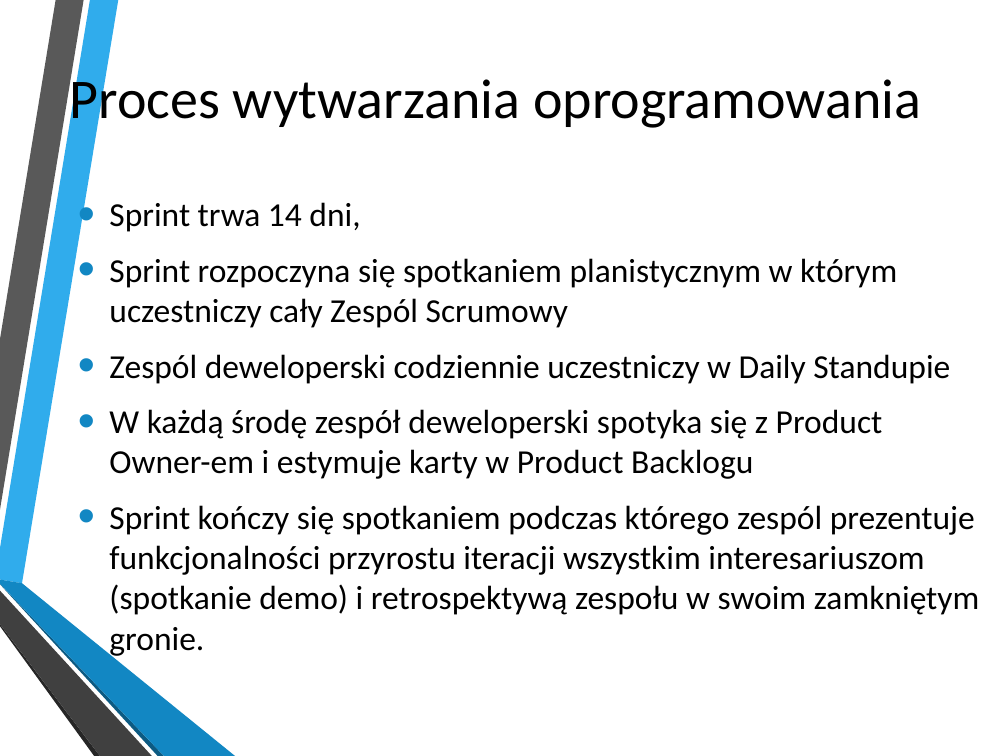
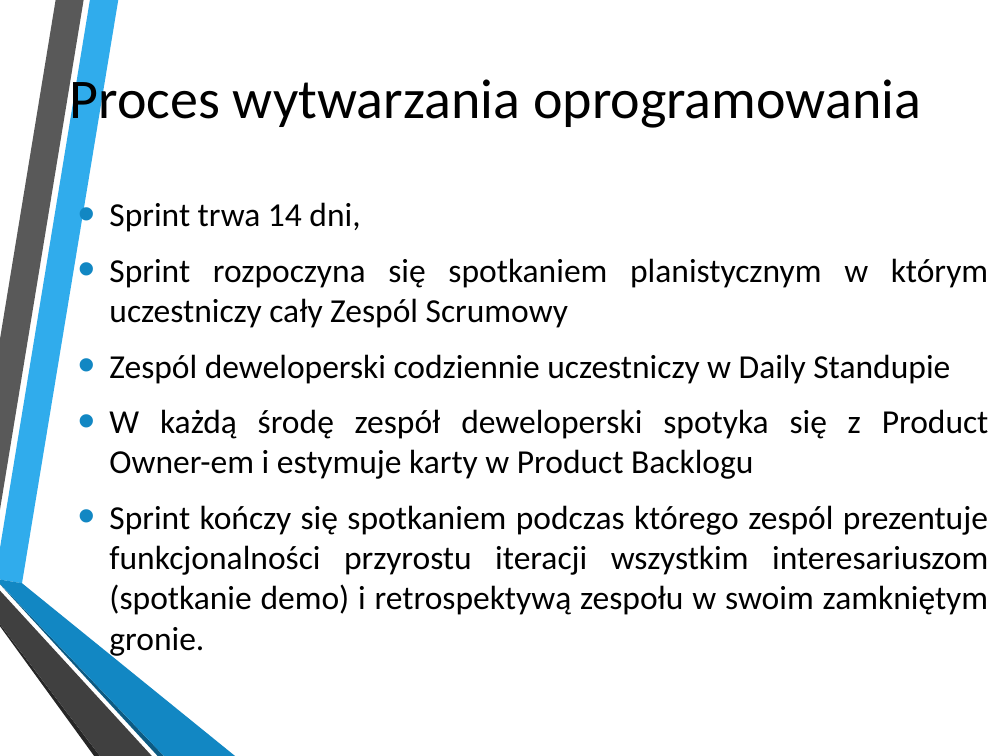
Before and after one commit to psienko/job_finder, a slide deck: slide 14 of prezentacja-AI.pptx (slide 7 before the commit). Drawn at 1008x756 pixels with LibreOffice and Linux fonts; fonts in the diff are those of the drawing; background and template pictures are left out. Boxes give left, top, right and bottom in pixels: in the first picture for what was removed or moved away, otherwise in the second. Text is boxed around its words. In the diff, an @@ line names an element or a change of style, - is before the commit and + after.

```diff
--- a/prezentacja-AI.pptx
+++ b/prezentacja-AI.pptx
@@ text "Sprint trwa 14 dni," at box(109, 202, 989, 658): alignment left to justified @@
```
Also in this commit, not shown: 6 slides added.
